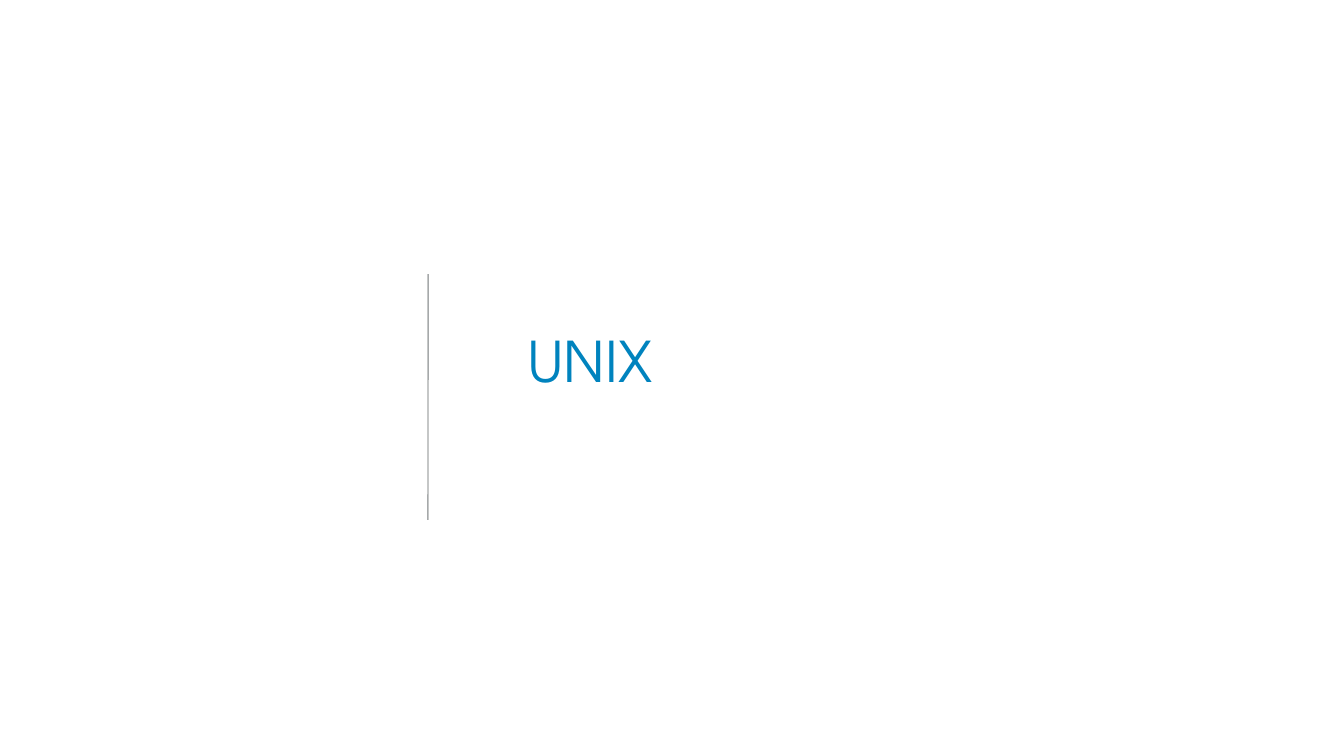
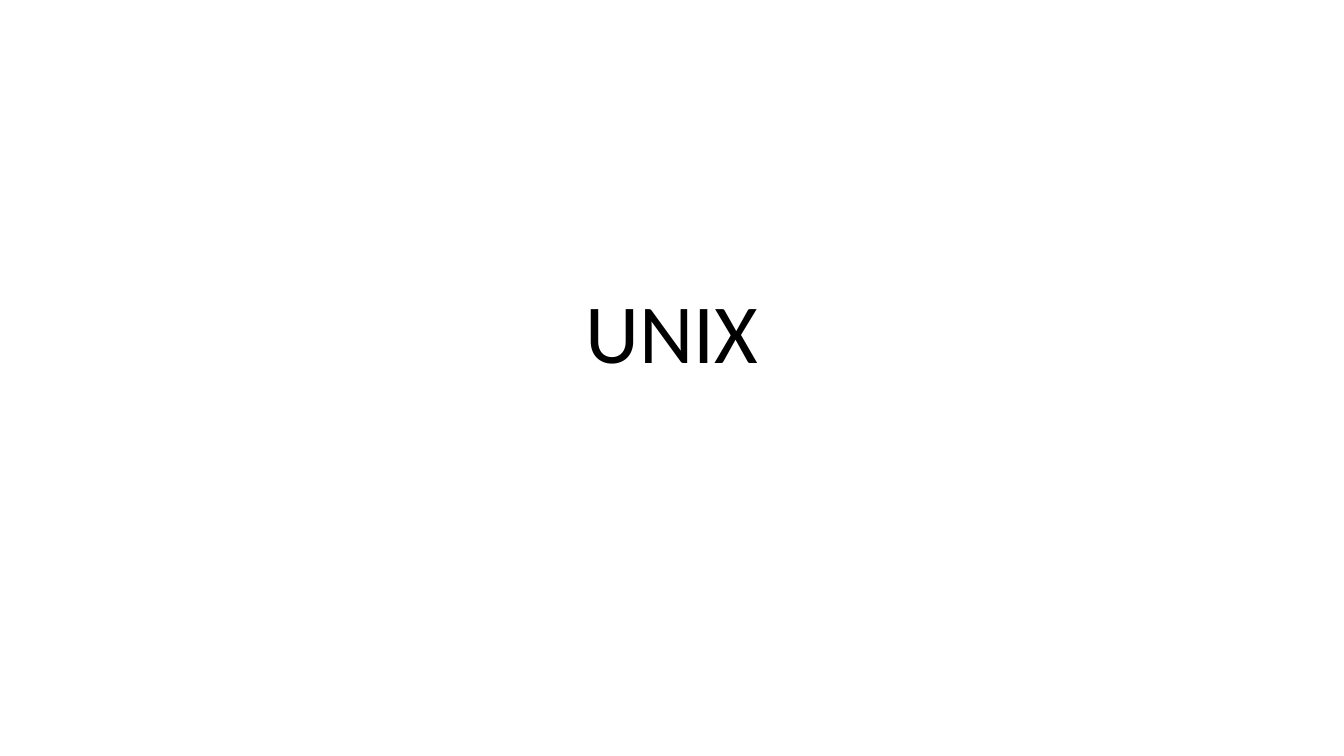
Before and after one commit to pgirgaonkar/Unix_Introduction, a slide deck: slide 1 of Unix-Introduction.pptx. Drawn at 1344x756 pixels with LibreOffice and Linux fonts; fonts in the diff are those of the drawing; background and template pictures are left out. Boxes give left, top, right and bottom in pixels: in the first picture for what was removed or moved away, otherwise in the second. Text is boxed around its words. In the diff, an @@ line names an element or a change of style, - is before the commit and + after.

Commit message:
Theme

```diff
--- a/Unix-Introduction.pptx
+++ b/Unix-Introduction.pptx
@@ title "UNIX" moved from (x1=527, y1=340, x2=652, y2=383) to (x1=586, y1=309, x2=759, y2=364) @@
@@ title "UNIX" at (x1=586, y1=309, x2=759, y2=364): size 40 to 60 pt, font TeX Gyre Adventor to Calibri, text colour #0083BE to #000000; alignment left to centre; line spacing 1 to 0.9; vertical alignment middle to bottom @@
@@ line removed from (429, 274) to (429, 520) @@
```
Also in this commit, not shown: 8 other slides changed.
